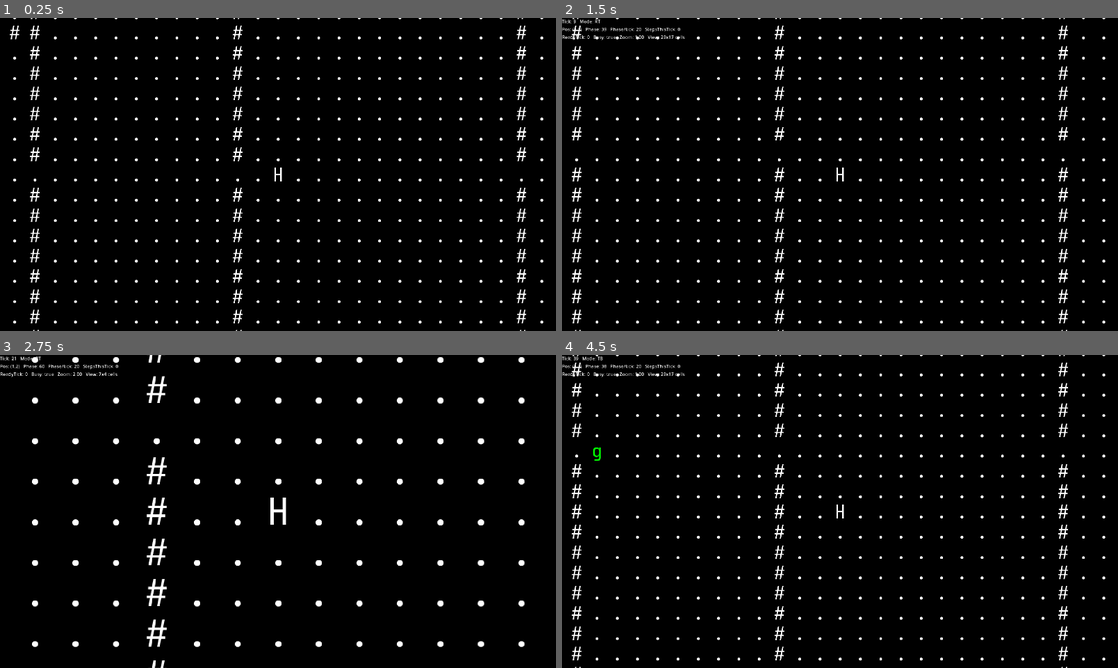
Above: before the commit, frames 1-4 (two rows, left to right).
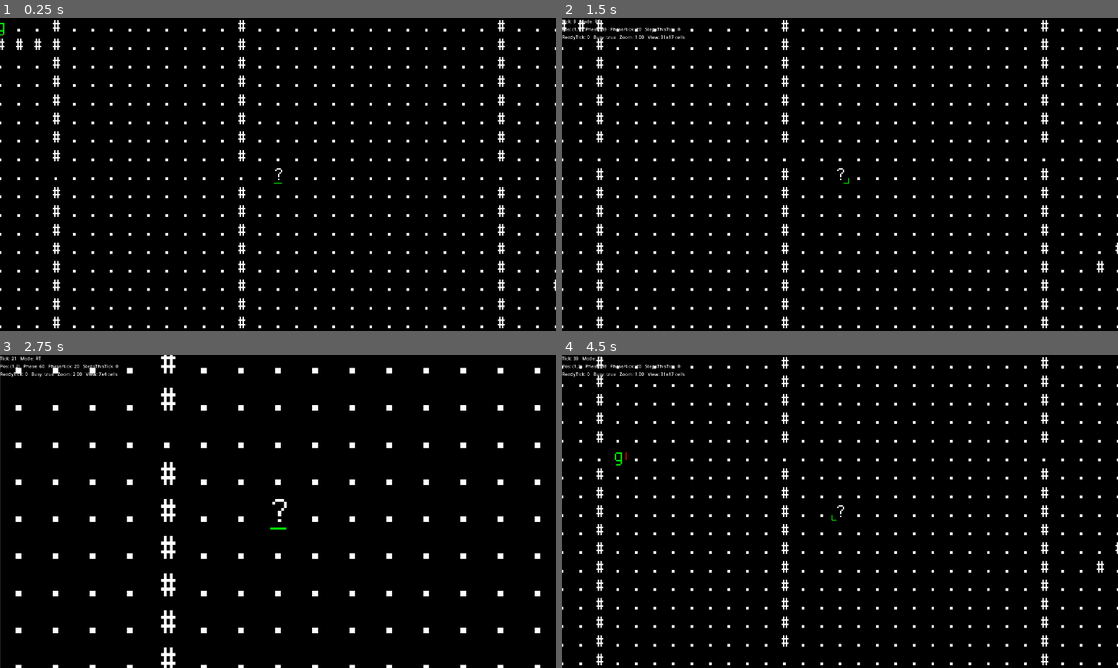
Above: after the commit, the same moments.

Repository: dumbmud/MUD
Game: Godot game, scene res://scenes/Game.tscn
Two runs of this game, one before a commit and one after it. Both use one fixed random seed, a clock stepped at 60 frames per second and the inputs below.
Inputs (mouse positions are in pixels of both pictures, inside the frame that each line leads up to):
- Up to frame 1 (0.25 s): no input
- Up to frame 2 (1.5 s): tap Enter at 0.5 s; move the mouse to (962, 158) at 0.52 s; hold Keypad 3 (move_downright) 0.53-1.28 s; hold Tab (time_mode_toggle) 0.53-1.28 s; tap Middle mouse button (zoom_reset) at 1.25 s; move the mouse to (728, 190) at 1.27 s; hold Keypad 2 (move_down) from 1.28 s (still down); tap Keypad 5 (wait_5) at 1.35 s
- Up to frame 3 (2.75 s): move the mouse to (333, 442) at 2.02 s; release Keypad 2 (move_down) at 2.03 s; hold Keypad 3 (move_downright) from 2.03 s (still down); hold Mouse wheel up (zoom_in) from 2.03 s (still down)
- Up to frame 4 (4.5 s): tap Middle mouse button (zoom_reset) at 2.75, 3.5, 4.25 s; move the mouse to (812, 574) at 2.77 s; release Keypad 3 (move_downright) at 2.78 s; release Mouse wheel up (zoom_in) at 2.78 s; hold Keypad 8 (move_up) 2.78-3.53 s; tap Mouse wheel down (zoom_out) at 2.85 s; move the mouse to (1006, 558) at 3.52 s; hold Tab (time_mode_toggle) 3.53-4.28 s; hold Keypad 1 (move_downleft) from 3.53 s (still down); move the mouse to (673, 464) at 4.27 s; tap Keypad 5 (wait_5) at 4.35 s

The runs differ from the first frame. In frame 1, 7.4% of the frame differs, in the area x 0-100%, y 0-100%; in frame 2, 7.4%; in frame 3, 6.4%; in frame 4, 7.4%.

Commit message:
chose a font, Cozette !
shoutout to everyone who contributed, it's beautiful

Diff:
--- a/core/verbs/move_verb.gd
+++ b/core/verbs/move_verb.gd
@@ -4,6 +4,7 @@
 ##
 ## Atomically move one tile if passable and unoccupied.
 ## Corner rule: diagonal allowed if at least one adjacent orthogonal is passable.
+## Also updates actor facing on successful commit.
 
 const COST_CARDINAL := 100
 const COST_DIAGONAL := 141
@@ -42,7 +43,8 @@
 	var t := a.grid_pos + d
 	if _move_blocked(sim, a.grid_pos, d, t): return false
 	if GridOccupancy.has_pos(t): return false
-	# Mutate occupancy then actor position.
+	# Commit: update facing then mutate occupancy and actor pos.
+	a.set_facing(d)
 	if !GridOccupancy.move(a.actor_id, t): return false
 	a.grid_pos = t
 	return true
--- a/creatures/_types/actor.gd
+++ b/creatures/_types/actor.gd
@@ -1,10 +1,23 @@
 # res://creatures/_types/actor.gd
 class_name Actor
 extends RefCounted
+##
+## Core runtime actor data. Verbs mutate this; SimManager only schedules.
+## Facing:
+##   - 8-way Vector2i in {-1,0,1}^2 with (0,0) forbidden.
+##   - Verbs decide when to update facing (e.g., on successful Move/Attack).
+## Relation:
+##   - Simple tri-state relation to the player for UI tinting: -1 hostile, 0 neutral, 1 ally.
 
 # Identity / pos
 var actor_id: int
 var grid_pos: Vector2i
+
+# Facing (8-way). Default faces “down” (0,1).
+var facing: Vector2i = Vector2i(0, 1)
+
+# Relation to player: -1 hostile, 0 neutral, 1 ally.
+var relation_to_player: int = 0
 
 # Anatomy
 var plan: BodyPlan = null
@@ -34,3 +47,18 @@
 	actor_id = _actor_id
 	grid_pos = _grid_pos
 	is_player = _is_player
+	relation_to_player = 1 if _is_player else -1  # default others to hostile; adjust by game logic
+
+# ── Facing helpers ───────────────────────────────────────────────────────────
+
+func set_facing(dir: Vector2i) -> void:
+	# Normalize to {-1,0,1}. Ignore zero vector to keep last valid facing.
+	var d := dir
+	if d.x != 0: d.x = sign(d.x)
+	if d.y != 0: d.y = sign(d.y)
+	if d != Vector2i.ZERO:
+		facing = d
+
+func face_toward(target: Vector2i) -> void:
+	# Convenience: face from current position toward a world target.
+	set_facing(target - grid_pos)
--- a/creatures/species/Human.tres
+++ b/creatures/species/Human.tres
@@ -7,7 +7,7 @@
 script = ExtResource("2_34htq")
 id = &"human"
 display_name = "Human"
-glyph = "H"
+glyph = "?"
 plan = ExtResource("1_apuh0")
 tags = Array[StringName]([&"debug", &"humanoid"])
 metadata/_custom_type_script = "uid://vita0yaqtv3h"
--- a/scenes/SimView.tscn
+++ b/scenes/SimView.tscn
@@ -2,8 +2,8 @@
 
 [ext_resource type="Script" uid="uid://b458laagpcxke" path="res://scenes/sim_view.gd" id="1_i2epp"]
 [ext_resource type="Script" uid="uid://b5vvvhsvdliem" path="res://scenes/console.gd" id="1_yu701"]
-[ext_resource type="FontFile" uid="uid://ibediugxxdy5" path="res://fonts/JetBrainsMono-Regular.ttf" id="2_i2epp"]
 [ext_resource type="Script" uid="uid://y468lwthrfm6" path="res://scenes/ui_overlay.gd" id="3_7w7l6"]
+[ext_resource type="FontFile" uid="uid://bg0lquutymxdx" path="res://fonts/CozetteVector.ttf" id="3_i2epp"]
 
 [node name="SimView" type="Node2D"]
 script = ExtResource("1_i2epp")
@@ -12,7 +12,7 @@
 
 [node name="Console" type="Node2D" parent="."]
 script = ExtResource("1_yu701")
-font = ExtResource("2_i2epp")
+font = ExtResource("3_i2epp")
 
 [node name="UI" type="CanvasLayer" parent="."]
 
--- a/scenes/console.gd
+++ b/scenes/console.gd
@@ -1,6 +1,12 @@
 # res://scenes/console.gd
 class_name Console
 extends Node2D
+##
+## ASCII console renderer with optional facing overlay.
+## Overlay: thin border segment indicating actor facing and relation
+## (-1 hostile=red, 0 neutral=blue, 1 ally=green).
+##  - Cardinal: centered short segment on that side.
+##  - Diagonal: short L-corner in that corner.
 
 @export var font: FontFile
 @export var font_size := 64
@@ -58,6 +64,8 @@
 			var ch: String = ""
 			var fg: Color = Color.WHITE
 			var bg: Color = Color.BLACK
+			var facing: Vector2i = Vector2i.ZERO
+			var rel: int = 0
 
 			if cell is String:
 				ch = cell
@@ -65,14 +73,20 @@
 				ch = cell.get("ch", cell.get("glyph", ""))
 				fg = cell.get("fg", cell.get("color", Color.WHITE))
 				bg = cell.get("bg", Color.BLACK)
+				# Optional overlay payload
+				facing = cell.get("facing", Vector2i.ZERO)
+				rel = int(cell.get("rel", 0))
 			elif cell is Array:
 				if cell.size() > 0: ch = cell[0]
 				if cell.size() > 1: fg = cell[1]
 				if cell.size() > 2: bg = cell[2]
 
-
 			# draw background per cell
 			draw_rect(Rect2(Vector2(x_px, y_px), Vector2(cell_px, cell_px)), bg, true)
+
+			# draw facing overlay if provided
+			if facing != Vector2i.ZERO:
+				_draw_facing_border(Vector2(x_px, y_px), facing, rel)
 
 			# draw one foreground glyph if any
 			if ch != "" and ch != " ":
@@ -85,3 +99,82 @@
 					font_size,
 					fg
 				)
+
+# ─────────────────────────────────────────────────────────────────────────────
+# Facing overlay: thin border segment
+# ─────────────────────────────────────────────────────────────────────────────
+
+func _rel_color(rel: int) -> Color:
+	if rel < 0:   return Color(1, 0, 0)   # hostile: red
+	if rel > 0:   return Color(0, 1, 0)   # ally: green
+	return Color(0.25, 0.5, 1.0)          # neutral: blue
+
+func _draw_facing_border(origin: Vector2, dir: Vector2i, rel: int) -> void:
+	var inset: int = max(1, int(cell_px * 0.06))
+	var thick: float = max(1.0, float(cell_px) * 0.045)  # thinner
+	var seg: int = max(4, int(cell_px * 0.45))           # slightly longer cardinals
+	var corner_len: int = max(4, int(cell_px * 0.28))
+
+	var half: float = thick * 0.5
+
+	var x0 := origin.x
+	var y0 := origin.y
+	var x1 := x0 + cell_px
+	var y1 := y0 + cell_px
+	var cx := (x0 + x1) * 0.5
+	var cy := (y0 + y1) * 0.5
+
+	var c := _rel_color(rel)
+
+	var d := dir
+	if d.x != 0: d.x = sign(d.x)
+	if d.y != 0: d.y = sign(d.y)
+
+	if abs(d.x) + abs(d.y) == 1:
+		# Cardinal: centered short segment on that side.
+		if d.y == -1:
+			var sx := cx - seg * 0.5
+			var ex := cx + seg * 0.5
+			var y := y0 + inset
+			draw_line(Vector2(sx, y), Vector2(ex, y), c, thick)
+		elif d.y == 1:
+			var sx := cx - seg * 0.5
+			var ex := cx + seg * 0.5
+			var y := y1 - inset
+			draw_line(Vector2(sx, y), Vector2(ex, y), c, thick)
+		elif d.x == -1:
+			var sy := cy - seg * 0.5
+			var ey := cy + seg * 0.5
+			var x := x0 + inset
+			draw_line(Vector2(x, sy), Vector2(x, ey), c, thick)
+		else:
+			var sy := cy - seg * 0.5
+			var ey := cy + seg * 0.5
+			var x := x1 - inset
+			draw_line(Vector2(x, sy), Vector2(x, ey), c, thick)
+	else:
+		# Diagonal corners with tiny overlap to remove gaps.
+		if d.y == -1 and d.x == 1:
+			# NE
+			var y := y0 + inset
+			var x := x1 - inset
+			draw_line(Vector2(x - corner_len, y), Vector2(x + half, y), c, thick)
+			draw_line(Vector2(x, y - half), Vector2(x, y + corner_len), c, thick)
+		elif d.y == 1 and d.x == 1:
+			# SE
+			var y := y1 - inset
+			var x := x1 - inset
+			draw_line(Vector2(x - corner_len, y), Vector2(x + half, y), c, thick)
+			draw_line(Vector2(x, y + half), Vector2(x, y - corner_len), c, thick)
+		elif d.y == 1 and d.x == -1:
+			# SW
+			var y := y1 - inset
+			var x := x0 + inset
+			draw_line(Vector2(x - half, y), Vector2(x + corner_len, y), c, thick)
+			draw_line(Vector2(x, y + half), Vector2(x, y - corner_len), c, thick)
+		elif d.y == -1 and d.x == -1:
+			# NW
+			var y := y0 + inset
+			var x := x0 + inset
+			draw_line(Vector2(x - half, y), Vector2(x + corner_len, y), c, thick)
+			draw_line(Vector2(x, y - half), Vector2(x, y + corner_len), c, thick)
--- a/scenes/sim_manager.gd
+++ b/scenes/sim_manager.gd
@@ -211,11 +211,21 @@
 func resolve_cell(p: Vector2i) -> Variant:
 	var pl: Actor = _player()
 	if p == pl.grid_pos:
-		return {"ch": pl.glyph, "fg": pl.fg_color}
+		return {
+			"ch": pl.glyph,
+			"fg": pl.fg_color,
+			"facing": pl.facing,
+			"rel": 1   # player = ally
+		}
 	for a in actors:
 		if a.is_player: continue
 		if a.grid_pos == p:
-			return {"ch": a.glyph, "fg": a.fg_color}
+			return {
+				"ch": a.glyph,
+				"fg": a.fg_color,
+				"facing": a.facing,
+				"rel": a.relation_to_player   # -1/0/1
+			}
 	return world.glyph(p)
 
 # ── run policy helpers ───────────────────────────────────────────────────────
--- a/scenes/sim_view.gd
+++ b/scenes/sim_view.gd
@@ -12,7 +12,7 @@
 var zoom_index := 2
 var visible_w := 0
 var visible_h := 0
-const CELL_PX := 70
+const CELL_PX := 64
 const GRID_W := 481
 const GRID_H := 271
 
Binary file added: fonts/CozetteVector.ttf
Not shown, added: fonts/CozetteVector.ttf.import
Binary file added: fonts/charmap.png
Not shown, added: fonts/charmap.png.import
